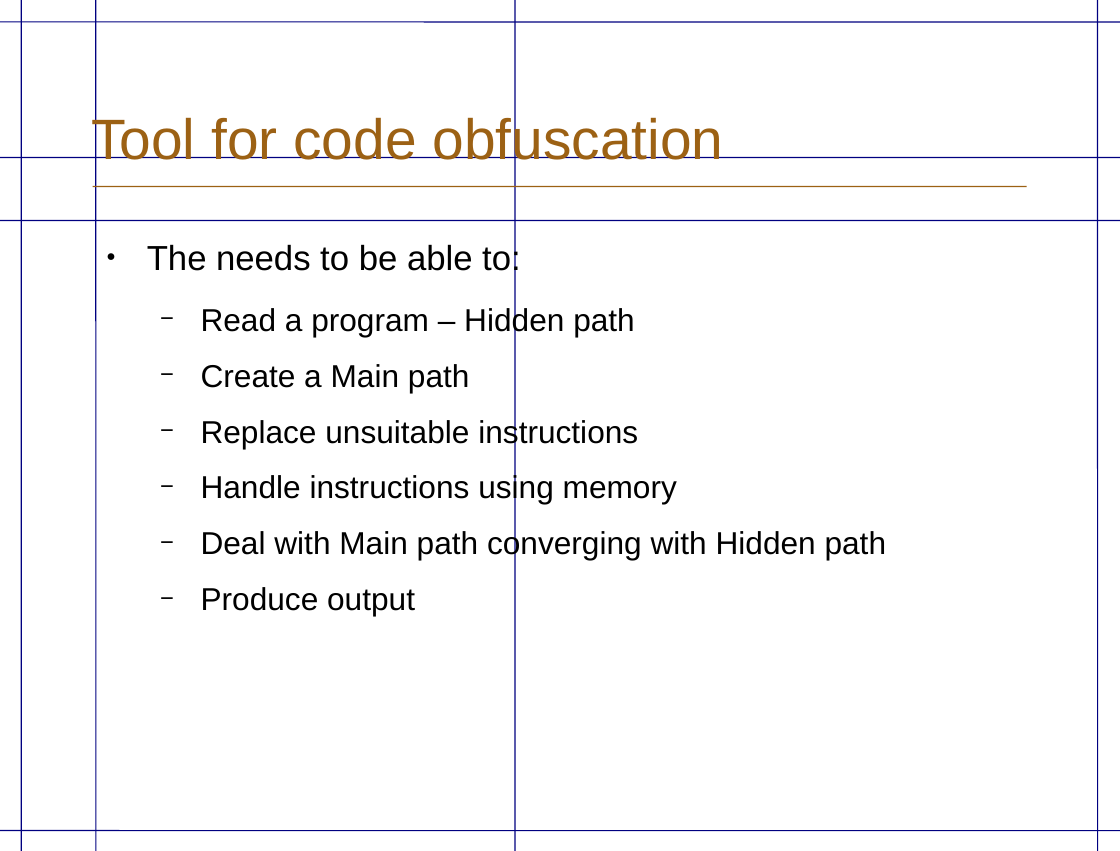
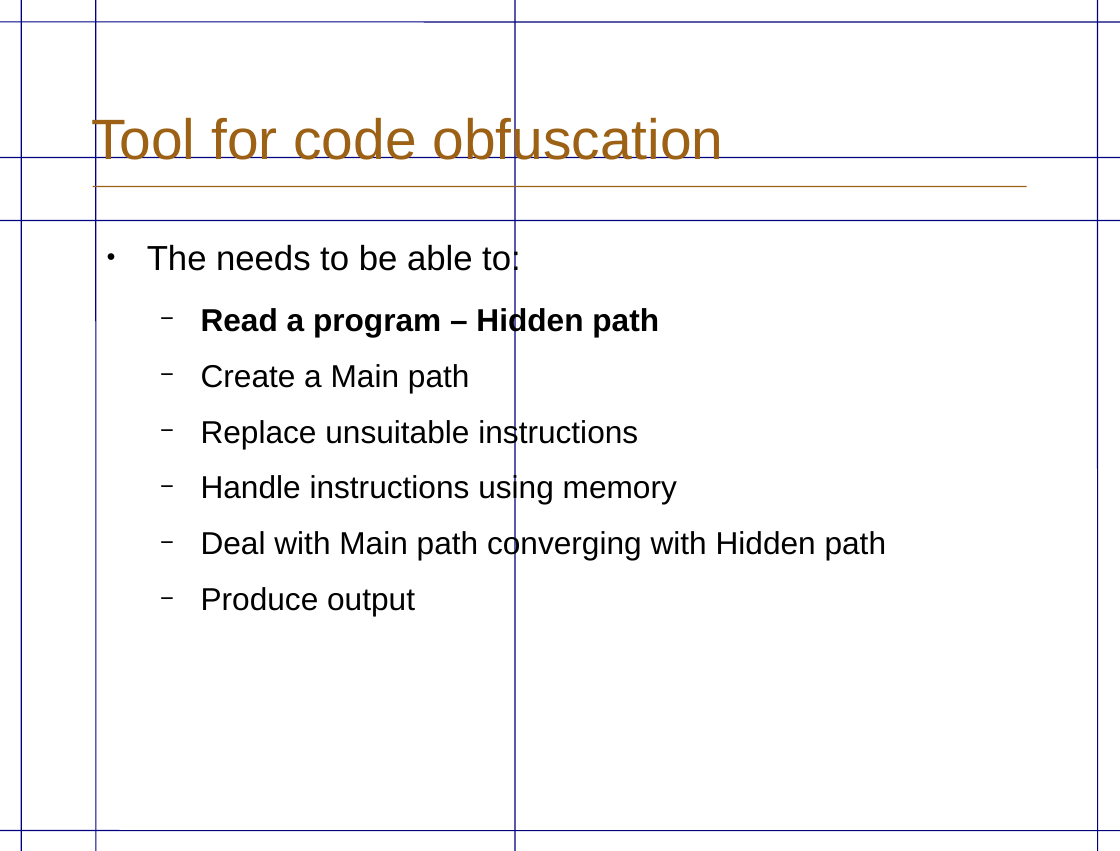
Before and after one commit to eriknylander/exjobb, a slide deck: slide 15 of Presentation/ExjobbPresentation _english.odp (slide 17 before the commit). Drawn at 1120x851 pixels with LibreOffice and Linux fonts; fonts in the diff are those of the drawing; background and template pictures are left out. Boxes give left, top, right and bottom in pixels: in the first picture for what was removed or moved away, otherwise in the second. Text is boxed around its words. In the diff, an @@ line names an element or a change of style, - is before the commit and + after.

```diff
--- a/Presentation/ExjobbPresentation _english.odp
+++ b/Presentation/ExjobbPresentation _english.odp
@@ text at bbox=[201, 306, 659, 337]: bold on in "Read a program – Hidden path" @@
```
Also in this commit, not shown: 10 other slides changed, 5 slides added, 2 slides removed, 2 other files.
